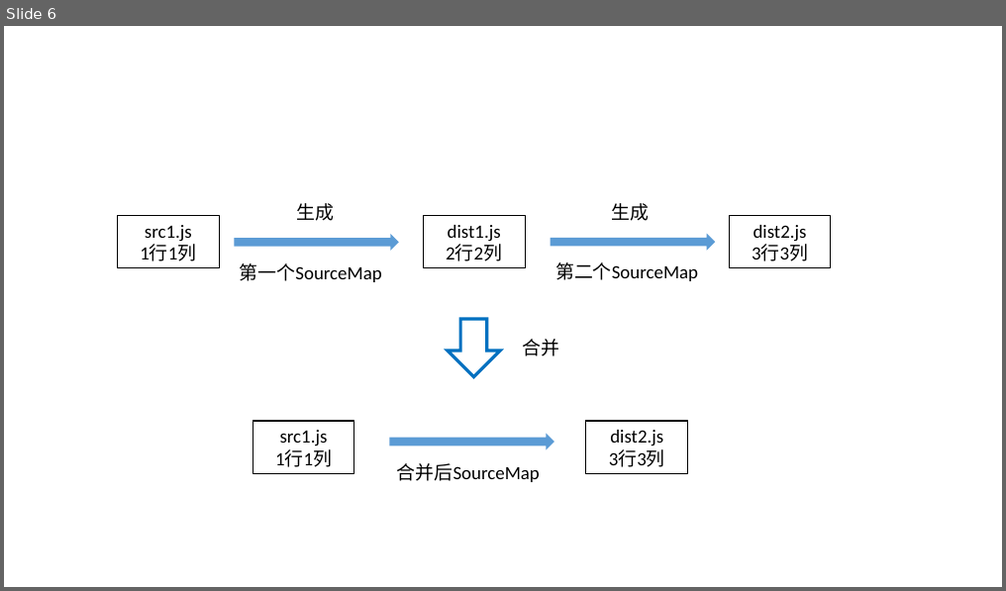
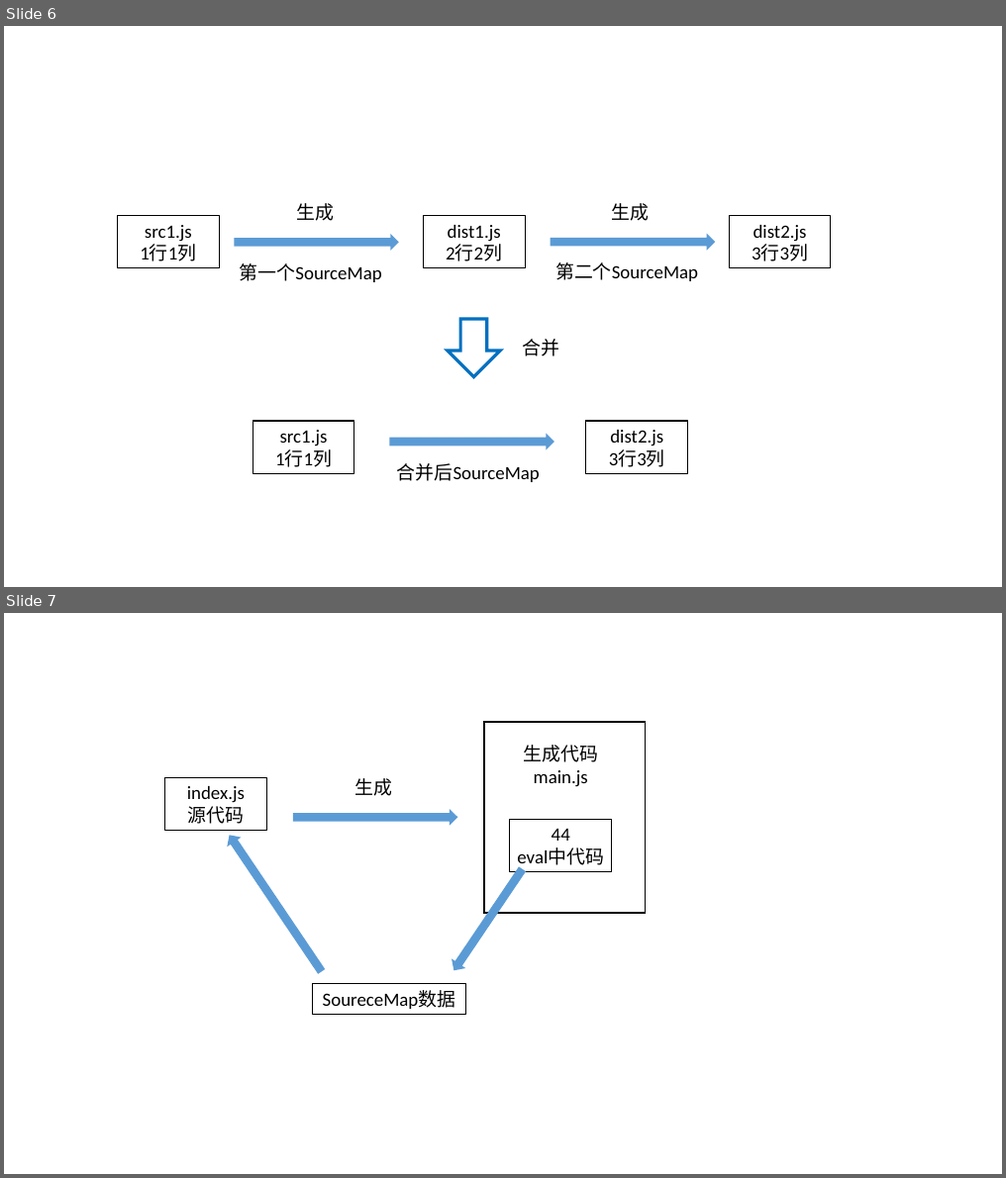
Before and after one commit to jzplp/jzplp.github.io, a slide deck: raws/画图.pptx. Shown one above the other, each under a label of ours: slide 6 before the commit, slides 6 and 7 after it. The pictures are 1006x591 and 1006x1178 pixels, drawn with LibreOffice and Linux fonts; fonts in the diff are those of the drawing. Boxes give left, top, right and bottom in pixels: in the first picture for what was removed or moved away, otherwise in the second. Text is boxed around its words. In the diff, an @@ line names an element or a change of style, - is before the commit and + after.

```diff
--- a/raws/画图.pptx
+++ b/raws/画图.pptx
@@ slide 7 added at (4, 613, 1002, 1174), background #FFFFFF @@
@@ rectangle added at (484, 722, 645, 913), outline #000000 1.5 pt @@
@@ text added at (523, 745, 598, 787), 18 pt, text #000000 @@
+生成代码
+main.js
@@ rectangle added at (165, 777, 266, 831), outline #000000 1 pt, 18 pt, text #000000 @@
+index.js
+源代码
@@ text added at (355, 778, 393, 796), 18 pt, text #000000 @@
+生成
@@ right arrow added at (293, 809, 457, 827), fill #5B9BD5 @@
@@ rectangle added at (510, 819, 612, 872), outline #000000 1 pt, 18 pt, text #000000 @@
+44
+eval中代码
@@ right arrow added at (222, 831, 328, 977), fill #5B9BD5 @@
@@ right arrow added at (447, 864, 530, 976), fill #5B9BD5 @@
@@ rectangle added at (313, 984, 465, 1014), outline #000000 1 pt, 18 pt, text #000000 @@
+SoureceMap数据
```
Also in this commit, not shown: 2 other files.
